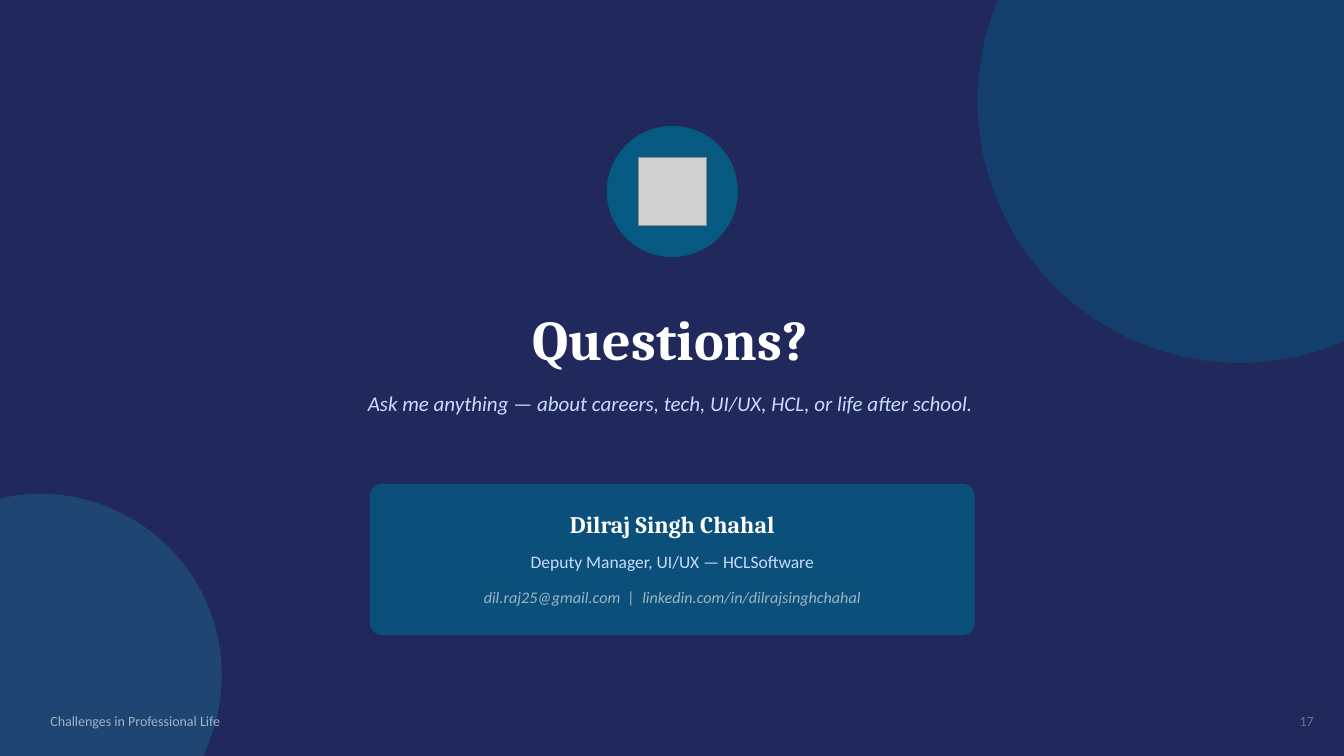
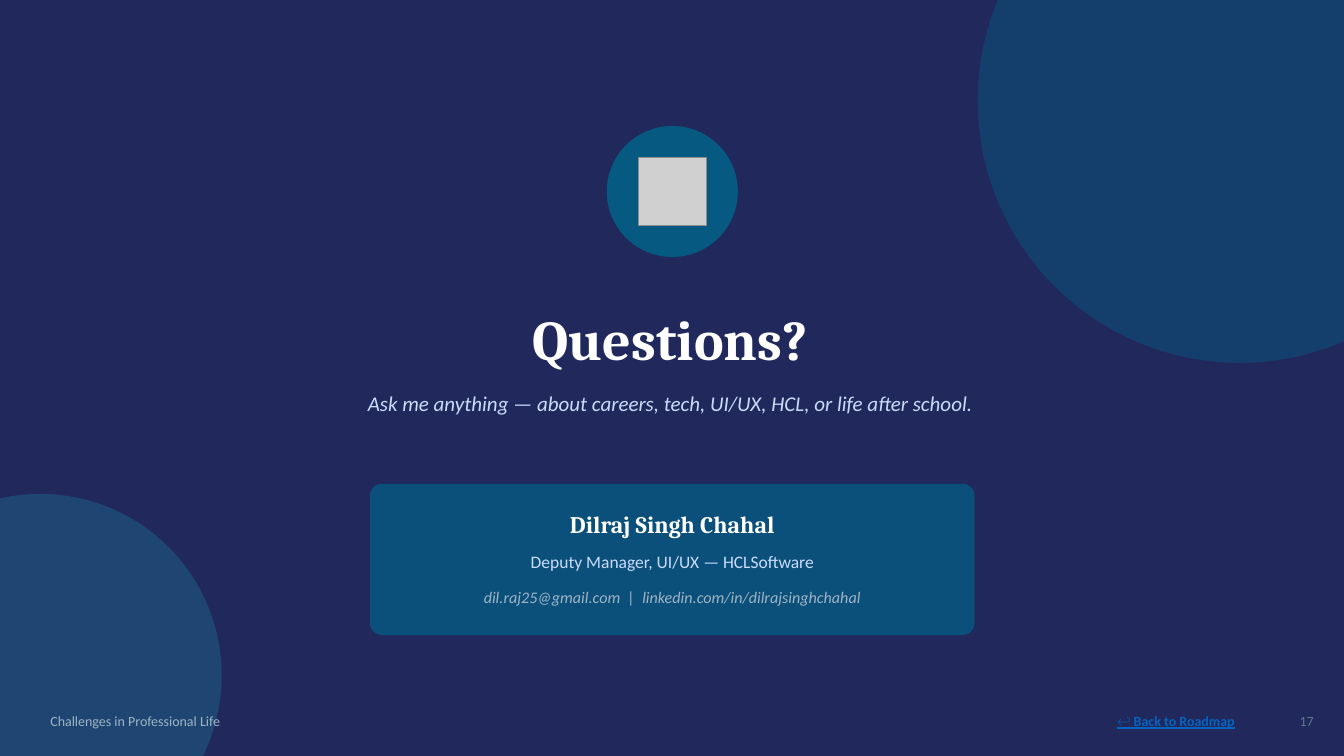
Before and after one commit to dayadilraj-design/Agentic, a slide deck: slide 17 of Challenges_in_Professional_Life.pptx. Drawn at 1344x756 pixels with LibreOffice and Linux fonts; fonts in the diff are those of the drawing; grey boxes stand for pictures. Boxes give left, top, right and bottom in pixels: in the first picture for what was removed or moved away, otherwise in the second. Text is boxed around its words. In the diff, an @@ line names an element or a change of style, - is before the commit and + after.

```diff
--- a/Challenges_in_Professional_Life.pptx
+++ b/Challenges_in_Professional_Life.pptx
@@ text added at (1134,716,1234,729), 10 pt, text #0563C1, bold, underline @@
+↩ Back to Roadmap
```
Also in this commit, not shown: 5 other slides changed.
